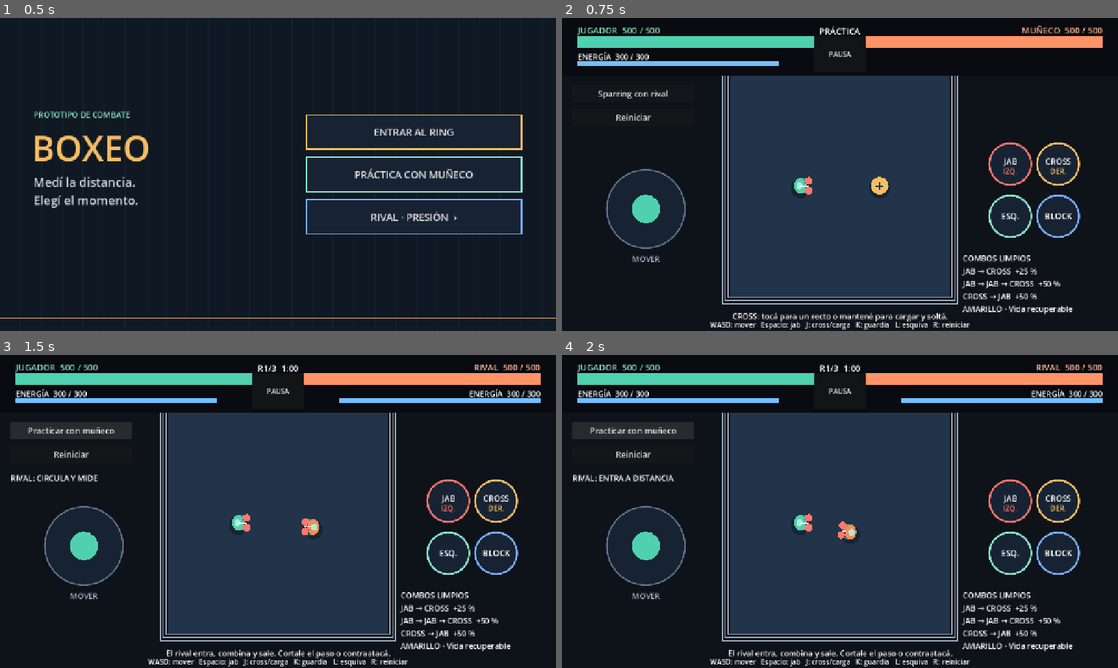
Above: before the commit, frames 1-4 (two rows, left to right).
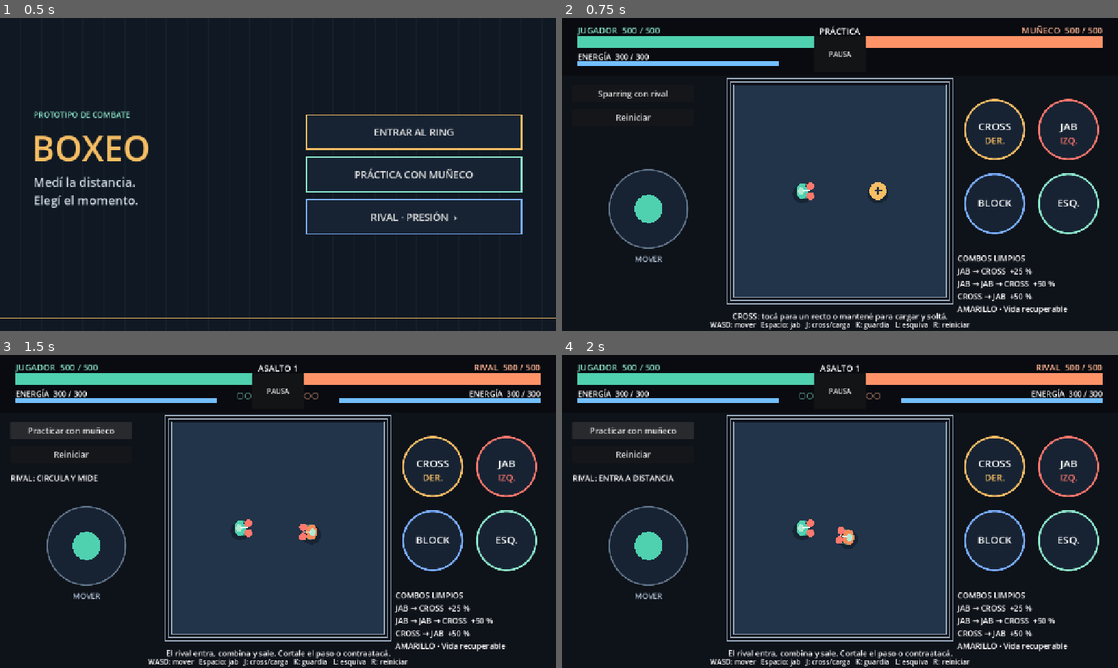
Above: after the commit, the same moments.

Repository: Mattkpo1020/boxeo-prototipo
Game: Godot game, scene res://scenes/main_menu.tscn
The game is run twice, just before and just after one commit, with the same random seed, the same clock (stepped at 60 frames per second) and the same inputs.
Inputs:
- Up to frame 1 (0.5 s): no input
- Up to frame 2 (0.75 s): click "PRÁCTICA CON MUÑECO" at 0.5 s
- Up to frame 3 (1.5 s): click "Sparring con rival" at 1.25 s
- Up to frame 4 (2 s): no input

Frame 1 is identical in both runs. In frame 2, 12% of the frame differs, in the area x 8-97%, y 18-95%; in frame 3, 13%; in frame 4, 13%, in the area x 8-97%, y 3-95%.

Commit message:
Ajustar controles móviles y sparring al mejor de tres

Diff:
--- a/scenes/combat_test.tscn
+++ b/scenes/combat_test.tscn
@@ -192,3 +192,12 @@
 JAB → JAB → CROSS  +50 %
 CROSS → JAB  +50 %
 AMARILLO · Vida recuperable"
+
+[node name="PlayerRounds" type="Label" parent="HUD"]
+theme_override_colors/font_color = Color(0.553, 0.91, 0.8, 1)
+theme_override_font_sizes/font_size = 19
+horizontal_alignment = 2
+
+[node name="OpponentRounds" type="Label" parent="HUD"]
+theme_override_colors/font_color = Color(1, 0.702, 0.569, 1)
+theme_override_font_sizes/font_size = 19
--- a/scripts/combat_test.gd
+++ b/scripts/combat_test.gd
@@ -4,10 +4,8 @@
 const PauseController = preload("res://scripts/ui/combat_pause.gd")
 
 @export var sparring_enabled: bool = false
-@export_range(1, 12) var total_rounds: int = 3
-@export_range(1.0, 180.0) var round_duration: float = 60.0
-@export_range(1.0, 60.0) var break_duration: float = 5.0
-const ROUND_BREAK_STAMINA: float = 60.0
+@export_range(1.0, 10.0) var break_duration: float = 2.0
+const ROUNDS_TO_WIN: int = 2
 
 @onready var player: CharacterBody2D = $Player
 @onready var stamina_bar: ProgressBar = $HUD/Stamina
@@ -20,7 +18,9 @@
 var _layout_initialized: bool = false
 var _fight_finished: bool = false
 var _round_number: int = 1
-var _round_time_left: float = 0.0
+var _player_round_wins: int = 0
+var _rival_round_wins: int = 0
+var _break_time_left: float = 0.0
 var _between_rounds: bool = false
 var _combo_message_left: float = 0.0
 var _player_healed: float = 0.0
@@ -60,8 +60,7 @@
 		dummy.counter_connected.connect(_on_counter_connected.bind(false))
 		dummy.guard_break_changed.connect(_on_guard_break_changed.bind(false))
 		_on_opponent_stamina_changed(dummy.stamina, dummy.max_stamina)
-		_round_time_left = round_duration
-		_update_round_clock()
+		_update_round_score()
 		$HUD/Feedback.text = "El rival entra, combina y sale. Cortale el paso o contraatacá."
 	if not sparring_enabled:
 		$HUD/Title.text = "PRÁCTICA"
@@ -149,7 +148,8 @@
 	var full_size: Vector2 = get_viewport_rect().size
 	var safe_area: Rect2 = ViewportLayout.safe_rect(full_size)
 	var viewport_size: Vector2 = safe_area.size
-	var arena_top: float = 132.0
+	# Las cuerdas exteriores se dibujan 17 px por fuera del ring.
+	var arena_top: float = 156.0
 	var arena_bottom: float = 80.0
 	var usable_height: float = viewport_size.y - arena_top - arena_bottom
 	var min_gutter: float = minf(168.0, viewport_size.x * 0.22)
@@ -179,6 +179,8 @@
 	_layout_fight_hud(viewport_size)
 	for control: Control in [$HUD/HeaderBackground, $HUD/PlayerDefense, $HUD/OpponentDefense, $HUD/PlayerHealthLabel, play …(197 unchanged characters)…
 		control.position += safe_area.position
+	$HUD/PlayerRounds.position += safe_area.position
+	$HUD/OpponentRounds.position += safe_area.position
 	$HUD/ModeButton.position = Vector2(24.0, 154.0)
 	$HUD/RestartButton.position = Vector2(24.0, 209.0)
 	$HUD/BrainState.position = Vector2(24.0, 270.0)
@@ -236,56 +238,61 @@
 	$HUD/OpponentStaminaLabel.size = Vector2(energy_width, 20)
 	$HUD/OpponentStamina.position = Vector2(viewport_size.x - margin - energy_width, 99)
 	$HUD/OpponentStamina.size = Vector2(energy_width, 11)
+	$HUD/PlayerRounds.position = Vector2(margin + energy_width, 78)
+	$HUD/PlayerRounds.size = Vector2(bar_width - energy_width, 27)
+	$HUD/OpponentRounds.position = Vector2(right_x, 78)
+	$HUD/OpponentRounds.size = Vector2(bar_width - energy_width, 27)
 	$HUD/Title.position = Vector2(viewport_size.x * 0.5 - center_gap * 0.5, 16)
 	$HUD/Title.size = Vector2(center_gap, 24)
 	$HUD/Versus.position = Vector2(viewport_size.x * 0.5 - center_gap * 0.5, 42)
 	$HUD/Versus.size = Vector2(center_gap, 48)
 
 func _physics_process(delta: float) -> void:
-	if not sparring_enabled or _fight_finished:
-		return
-	var previous_second: int = ceili(_round_time_left)
-	_round_time_left = maxf(0.0, _round_time_left - delta)
-	if _round_time_left > 0.0:
-		if ceili(_round_time_left) != previous_second:
-			_update_round_clock()
-		return
-	if _between_rounds:
+	if not _between_rounds:
+		return
+	_break_time_left -= delta
+	if _break_time_left <= 0.0:
 		_start_next_round()
-	elif _round_number < total_rounds:
-		_between_rounds = true
-		_round_time_left = break_duration
-		_set_combat_active(false)
-		feedback.text = "Fin del asalto. Recuperás 60 de energía para el próximo."
-		_update_round_clock()
+
+func _update_round_score() -> void:
+	$HUD/Title.text = "ASALTO %d" % _round_number
+	$HUD/PlayerRounds.text = "●".repeat(_player_round_wins) + "○".repeat(ROUNDS_TO_WIN - _player_round_wins)
+	$HUD/OpponentRounds.text = "●".repeat(_rival_round_wins) + "○".repeat(ROUNDS_TO_WIN - _rival_round_wins)
+
+func _win_round(player_won: bool) -> void:
+	if _fight_finished or _between_rounds:
+		return
+	if player_won:
+		_player_round_wins += 1
 	else:
-		var player_fraction: float = player.health.current_health / player.health.max_health
-		var rival_fraction: float = dummy.health.current_health / dummy.health.max_health
-		if is_equal_approx(player_fraction, rival_fraction):
-			_finish_fight("Empate por decisión.")
-		elif player_fraction > rival_fraction:
-			_finish_fight("¡Ganaste por decisión!")
-		else:
-			_finish_fight("Fin del sparring: perdiste por decisión.")
-
-func _update_round_clock() -> void:
-	var seconds: int = ceili(_round_time_left)
-	var clock_text: String = "%d:%02d" % [floori(seconds / 60.0), seconds % 60]
-	$HUD/Title.text = "PAUSA  " + clock_text if _between_rounds else "R%d/%d  %s" % [_round_number, total_rounds, clock_text]
+		_rival_round_wins += 1
+	_update_round_score()
+	if _player_round_wins == ROUNDS_TO_WIN or _rival_round_wins == ROUNDS_TO_WIN:
+		_finish_fight("¡Ganaste el combate!" if player_won else "Fin del combate: perdiste.")
+		return
+	_between_rounds = true
+	_break_time_left = break_duration
+	_set_combat_active(false)
+	feedback.text = "Ganaste el asalto por nocaut." if player_won else "El rival ganó el asalto por nocaut."
 
 func _start_next_round() -> void:
 	_between_rounds = false
 	_round_number += 1
-	_round_time_left = round_duration
 	var offset := Vector2(ring_rect.size.x * 0.18, 0.0)
 	player.position = ring_rect.get_center() - offset
 	dummy.position = ring_rect.get_center() + offset
 	touch_controls.release_all()
-	player.restore_stamina(ROUND_BREAK_STAMINA)
-	dummy.restore_stamina(ROUND_BREAK_STAMINA)
+	_player_heal_notice_left = 0.0
+	_rival_heal_notice_left = 0.0
+	_combo_message_left = 0.0
+	$HUD/ComboMessage.text = ""
+	player.health.reset()
+	dummy.health.reset()
+	player.restore_stamina(player.max_stamina)
+	dummy.restore_stamina(dummy.max_stamina)
 	_set_combat_active(true)
 	feedback.text = "¡Asalto %d!" % _round_number
-	_update_round_clock()
+	_update_round_score()
 
 func _process(_delta: float) -> void:
 	if _combo_message_left > 0.0:
@@ -331,7 +338,7 @@
 	$HUD/BrainState.text = "RIVAL: " + label
 
 func _on_player_defense(blocked: bool, guard_broken: bool) -> void:
-	if _fight_finished:
+	if _fight_finished or _between_rounds:
 		return
 	if guard_broken:
 		feedback.text = "¡Guardia rota! Retrocedé; estás expuesto un instante."
@@ -369,7 +376,7 @@
 	_on_dummy_recoverable_changed(dummy.health.recoverable_health)
 	if current <= 0.0:
 		if sparring_enabled:
-			_finish_fight("¡Ganaste por nocaut!")
+			_win_round(true)
 		else:
 			feedback.text = "Muñeco derrotado. Presioná R para reiniciar."
 
@@ -379,7 +386,7 @@
 	$HUD/PlayerHealthLabel.text = "JUGADOR  %.0f / %.0f" % [current, maximum]
 	_on_player_recoverable_changed(player.health.recoverable_health)
 	if current <= 0.0 and sparring_enabled:
-		_finish_fight("Fin del sparring: perdiste por nocaut.")
+		_win_round(false)
 
 func _on_player_recoverable_changed(amount: float) -> void:
 	$HUD/PlayerRecoverable.max_value = player.health.max_health
--- a/scripts/input/touch_controls.gd
+++ b/scripts/input/touch_controls.gd
@@ -40,14 +40,18 @@
 	var side_width: float = ring.position.x - safe_area.position.x
 	var control_scale: float = clampf(side_width / 340.0, 0.55, 1.0)
 	joystick_radius = 90.0 * control_scale
-	button_radius = 48.0 * control_scale
 	joystick_center = safe_area.position + Vector2(side_width * 0.5, safe_area.size.y * 0.61)
-	var right_center := safe_area.position + Vector2(safe_area.size.x - side_width * 0.5, safe_area.size.y * 0.55)
+	var panel_top: float = safe_area.position.y + 144.0
+	var panel_bottom: float = safe_area.end.y - (180.0 if safe_area.size.y >= 650.0 else 36.0)
+	var right_width: float = safe_area.end.x - ring.end.x
+	button_radius = maxf(8.0, minf(68.0, minf((right_width - 32.0) / 4.9, (panel_bottom - panel_top) / 4.9)))
+	var right_center := Vector2(ring.end.x + right_width * 0.5, (panel_top + panel_bottom) * 0.5)
+	var spacing := Vector2(button_radius * 1.25, button_radius * 1.25)
 	button_centers = {
-		&"jab": right_center + Vector2(-55, -60) * control_scale,
-		&"cross": right_center + Vector2(55, -60) * control_scale,
-		&"dodge": right_center + Vector2(-55, 60) * control_scale,
-		&"block": right_center + Vector2(55, 60) * control_scale,
+		&"cross": right_center + spacing * Vector2(-1, -1),
+		&"jab": right_center + spacing * Vector2(1, -1),
+		&"block": right_center + spacing * Vector2(-1, 1),
+		&"dodge": right_center + spacing * Vector2(1, 1),
 	}
 	queue_redraw()
 
@@ -163,7 +167,7 @@
 			draw_arc(center, button_radius - 5, -PI * 0.5, -PI * 0.5 + TAU * _dodge_cooldown_ratio, 48, Color("8de8cc"), 2.0, true)
 		if action == &"cross" and _charging:
 			draw_arc(center, button_radius + 7, -PI * 0.5, -PI * 0.5 + TAU * maxf(_charge_ratio, 0.001), 48, Color("fff3ae"), 4.0, true)
-		var font_size: int = clampi(roundi(button_radius * 0.4), 12, 19)
+		var font_size: int = clampi(roundi(button_radius * 0.4), 12, 24)
 		if action == &"jab" or action == &"cross":
 			_draw_text(String(action).to_upper(), center + Vector2(0, 1), font_size, Color.WHITE)
 			var hand: String = "IZQ." if action == &"jab" else "DER."
--- a/tests/guard_smoke.gd
+++ b/tests/guard_smoke.gd
@@ -108,7 +108,7 @@
 	rival.receive_attack(18.0, Vector2.RIGHT, 0.0, 0.0)
 	_expect(rival.has_guard_break() and scene.get_node("HUD/OpponentDefense").text == "GUARDIA ROTA", "El rival debe compartir reglas y aviso de ruptura.")
 	rival.health.apply_damage(1000.0)
-	_expect(scene._fight_finished and not rival.has_guard_break(), "El KO debe limpiar la penalización.")
+	_expect(scene._between_rounds and not rival.has_guard_break(), "El KO debe limpiar la penalización.")
 	_expect(scene.get_node("HUD/OpponentDefense").text.is_empty(), "No debe quedar un aviso de ruptura después del KO.")
 	scene.queue_free()
 	await process_frame
--- a/tests/knockback_smoke.gd
+++ b/tests/knockback_smoke.gd
@@ -108,7 +108,7 @@
 
 	# La señal de KO cierra el combate durante apply_damage.
 	_rival.receive_attack(1000.0, Vector2.RIGHT, 0.0, 0.0, 145.0)
-	_expect(_scene._fight_finished and _rival._knockback_velocity.is_zero_approx(), "El KO no debe reintroducir movimiento después del cierre.")
+	_expect(_scene._between_rounds and _rival._knockback_velocity.is_zero_approx(), "El KO no debe reintroducir movimiento después del cierre.")
 	print("KNOCKBACK DISTANCES: jab=", jab_push, " cross=", cross_push, " charged=", charged_push, " blocked=", blocked_push)
 	_scene.queue_free()
 	await process_frame
--- a/tests/lifecycle_smoke.gd
+++ b/tests/lifecycle_smoke.gd
@@ -74,7 +74,7 @@
 	player.set_touch_cross(true)
 	await _frames(12)
 	rival.health.apply_damage(9999.0)
-	_expect(sparring._fight_finished, "El KO del rival debe cerrar el asalto.")
+	_expect(sparring._between_rounds, "El KO del rival debe cerrar el asalto.")
 	_expect(not player.is_hit_paused() and player.attack_state == player.AttackState.IDLE, "El resultado debe limpiar carga, cola y pausa local.")
 	var starts_at_ko: int = _starts
 	player.set_touch_cross(false)
--- a/tests/mobile_smoke.gd
+++ b/tests/mobile_smoke.gd
@@ -46,9 +46,12 @@
 		await _frames(3)
 		var ring: Rect2 = scene.ring_rect
 		_expect(is_equal_approx(ring.size.x, ring.size.y), "El ring debe conservar su forma cuadrada.")
+		_expect(ring.position.y - 18.0 >= scene.get_node("HUD/HeaderBackground").get_rect().end.y, "Las cuerdas superiores deben quedar debajo del encabezado.")
 		_expect(controls.joystick_center.x + controls.joystick_radius < ring.position.x, "El joystick debe quedar fuera del ring.")
 		for center: Vector2 in controls.button_centers.values():
 			_expect(center.x - controls.button_radius > ring.end.x, "Los botones deben quedar fuera del ring.")
+		_expect(controls.button_centers[&"cross"].x < controls.button_centers[&"jab"].x and controls.button_centers[&"block"].x < controls.button_centers[&"dodge"].x, "CROSS y BLOCK deben quedar a la izquierda del grupo.")
+		_expect(controls.button_centers[&"cross"].distance_to(controls.button_centers[&"jab"]) > controls.button_radius * 2.2, "Las áreas táctiles deben quedar separadas.")
 		_expect(ring.has_point(player.position) and ring.has_point(dummy.position), "Los personajes deben seguir dentro del ring al redimensionar.")
 
 	root.size = Vector2i(1280, 720)
--- a/tests/rounds_smoke.gd
+++ b/tests/rounds_smoke.gd
@@ -17,8 +17,6 @@
 
 func _run() -> void:
 	var scene: Node = load("res://scenes/sparring.tscn").instantiate()
-	scene.total_rounds = 2
-	scene.round_duration = 1.0
 	scene.break_duration = 1.0
 	root.add_child(scene)
 	current_scene = scene
@@ -30,35 +28,34 @@
 	player.stamina = 260.0
 	rival.stamina = 100.0
 	rival.health.apply_damage(20.0)
-	await _frames(20)
-	var before_pause: float = scene._round_time_left
+	await _frames(3660)
+	_expect(scene._round_number == 1 and player.can_fight(), "El asalto sigue activo al pasar un minuto.")
+	rival.health.apply_damage(1000.0)
+	_expect(scene._between_rounds and not scene._fight_finished, "El primer nocaut debe abrir un descanso.")
+	_expect(scene.get_node("HUD/PlayerRounds").text == "●○", "El primer nocaut debe llenar un punto del jugador.")
+	_expect(not player.request_jab() and not rival.request_cross(), "El descanso debe bloquear ataques de ambos lados.")
+	var before_pause: float = scene._break_time_left
 	paused = true
 	await _frames(20)
-	_expect(is_equal_approx(scene._round_time_left, before_pause), "Pausar debe congelar el reloj del asalto.")
+	_expect(is_equal_approx(scene._break_time_left, before_pause), "Pausar debe congelar el descanso.")
 	paused = false
-	await _frames(45)
-	_expect(scene._between_rounds and not scene._fight_finished, "El primer asalto debe abrir un descanso.")
-	_expect(not player.request_jab() and not rival.request_cross(), "El descanso debe bloquear ataques de ambos lados.")
-	var reserve: float = rival.health.recoverable_health
-	await _frames(30)
-	_expect(is_equal_approx(rival.health.recoverable_health, reserve), "El descanso debe conservar la reserva.")
-	await _frames(35)
+	await _frames(65)
 	_expect(scene._round_number == 2 and not scene._between_rounds and player.can_fight() and rival.can_fight(), "Debe comenzar el segundo asalto.")
-	_expect(is_equal_approx(player.stamina, 300.0) and is_equal_approx(rival.stamina, 160.0), "El descanso debe devolver 60 de estamina hasta el máximo.")
-	_expect(is_equal_approx(rival.health.current_health, 480.0), "El descanso debe conservar la vida.")
+	_expect(is_equal_approx(player.stamina, 300.0) and is_equal_approx(rival.stamina, 300.0), "El nuevo asalto debe empezar con energía completa.")
+	_expect(is_equal_approx(rival.health.current_health, 500.0) and is_zero_approx(rival.health.recoverable_health), "El nuevo asalto debe restaurar la vida y limpiar la reserva.")
 	_expect(player.position.distance_to(rival.position) > 100.0, "El nuevo asalto debe separar a los boxeadores.")
+	player.health.apply_damage(1000.0)
+	_expect(scene._between_rounds and scene.get_node("HUD/OpponentRounds").text == "●○", "El empate 1 a 1 debe llevar a un desempate.")
 	await _frames(65)
-	_expect(scene._fight_finished and not player.can_fight() and not rival.can_fight(), "El último reloj debe cerrar el encuentro.")
-	_expect("Ganaste por decisión" in scene.get_node("HUD/Feedback").text, "Debe ganar quien tenga mayor proporción de vida.")
+	_expect(scene._round_number == 3 and player.can_fight() and rival.can_fight(), "Debe comenzar el asalto de desempate.")
+	rival.health.apply_damage(1000.0)
+	_expect(scene._fight_finished and not player.can_fight() and not rival.can_fight(), "Dos victorias deben cerrar el encuentro.")
+	_expect(scene.get_node("HUD/PlayerRounds").text == "●●" and "Ganaste el combate" in scene.get_node("HUD/Feedback").text, "El resultado debe mostrar las dos victorias.")
 	scene._restart()
 	await _frames(3)
 	var restarted: Node = current_scene
 	_expect(restarted != scene and restarted._round_number == 1 and not restarted._fight_finished, "Reiniciar debe volver al primer asalto.")
-	restarted.get_node("Opponent").brain_enabled = false
-	restarted.total_rounds = 1
-	restarted._round_time_left = 0.01
-	await _frames(3)
-	_expect("Empate" in restarted.get_node("HUD/Feedback").text, "La misma proporción de vida debe producir un empate.")
+	_expect(restarted.get_node("HUD/PlayerRounds").text == "○○" and restarted.get_node("HUD/OpponentRounds").text == "○○", "Reiniciar debe limpiar el marcador.")
 	restarted.queue_free()
 	await process_frame
 	print("ROUNDS_SMOKE: ", "PASS" if _failures == 0 else "FAIL")
--- a/tests/sparring_smoke.gd
+++ b/tests/sparring_smoke.gd
@@ -110,6 +110,7 @@
 	player.set_touch_direction(Vector2.ZERO)
 
 	# Victoria y derrota detienen las acciones, incluso si quedan entradas pendientes.
+	scene._player_round_wins = 1
 	opponent.health.apply_damage(9999.0)
 	_expect(scene._fight_finished and not player.combat_enabled and not opponent.combat_enabled, "Derrotar al rival debe terminar el sparring.")
 	_expect(not player.request_jab() and not opponent.request_jab(), "No deben seguir atacando después del resultado.")
@@ -122,6 +123,7 @@
 	root.add_child(second_scene)
 	current_scene = second_scene
 	await _frames(3)
+	second_scene._rival_round_wins = 1
 	second_scene.get_node("Player/Health").apply_damage(9999.0)
 	_expect(second_scene._fight_finished and second_scene.get_node("HUD/Feedback").text.contains("perdiste"), "La derrota del jugador debe mostrar resultado y detener la pelea.")
 	second_scene.queue_free()
Not shown, changed: COMBAT_ROADMAP.md
